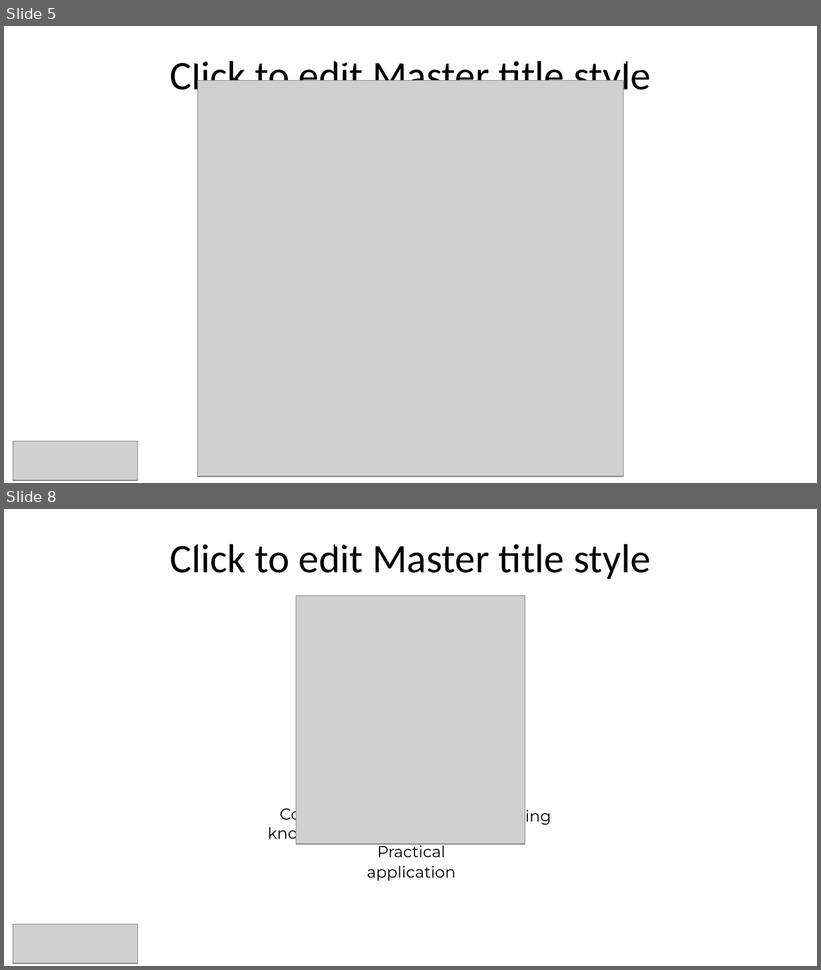
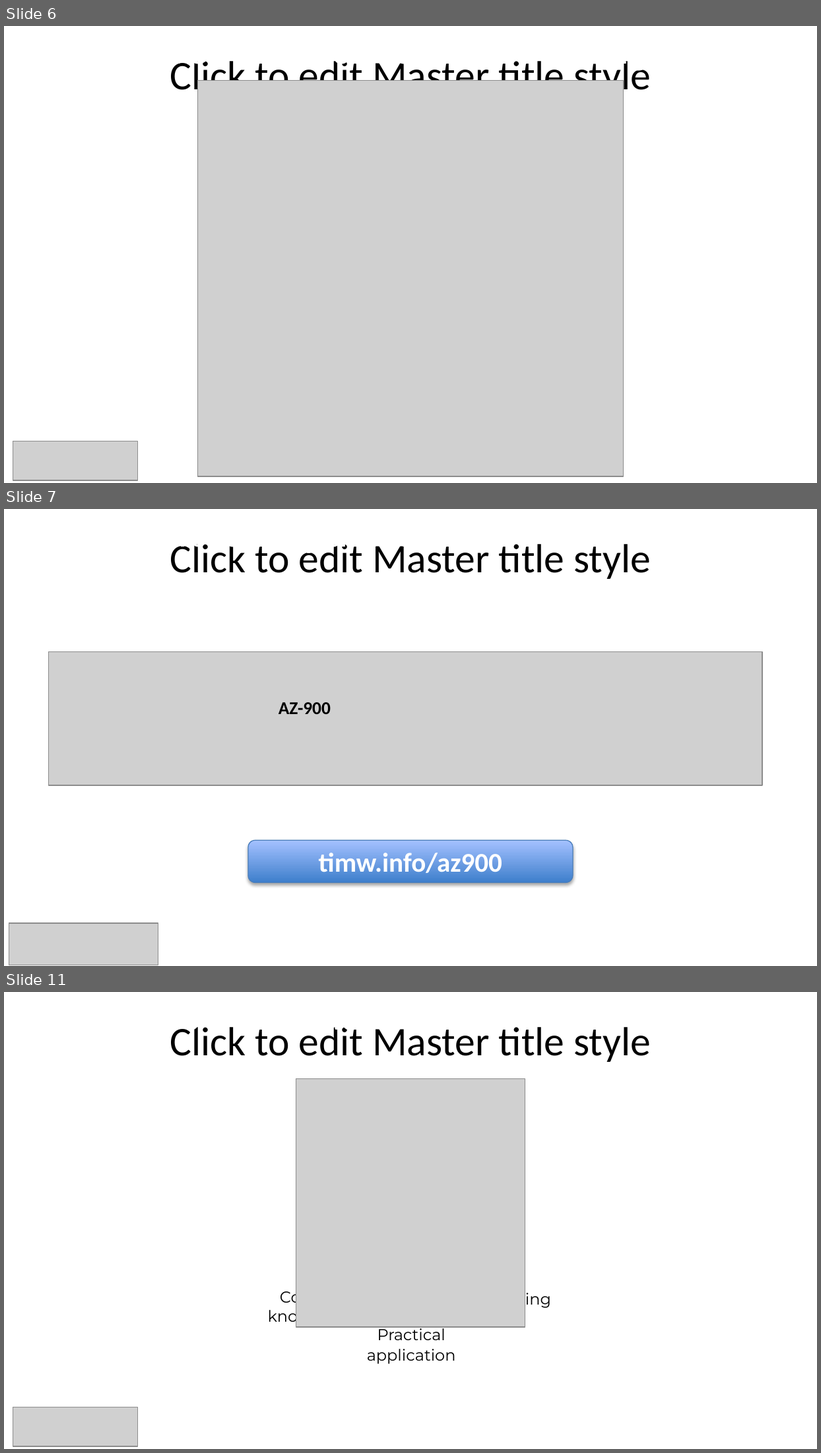
Before and after one commit to timothywarner/csaz104, a slide deck: warner-cs-AZ104.pptx. Shown one above the other, each under a label of ours: slides 5 and 8 before the commit, slides 6, 7 and 11 after it; the slides between them are not shown. The pictures are 821x970 and 821x1453 pixels, drawn with LibreOffice and Linux fonts; fonts in the diff are those of the drawing; grey boxes stand for pictures; background and template pictures are left out. Boxes give left, top, right and bottom in pixels: in the first picture for what was removed or moved away, otherwise in the second. Text is boxed around its words. In the diff, an @@ line names an element or a change of style, - is before the commit and + after.

```diff
--- a/warner-cs-AZ104.pptx
+++ b/warner-cs-AZ104.pptx
@@ slide 7 added at [4, 509, 817, 966], background picture (left out); not listed: 1 template element that a slide beside it also shows @@
@@ title added at [114, 544, 441, 556], 36 pt, text #FFFFFF @@
+Ramp-Up Option #1
@@ picture added at [49, 652, 762, 786] @@
@@ text added at [279, 702, 331, 714], 16 pt, text #000000, bold @@
+AZ-900
@@ rounded rectangle added at [248, 841, 572, 883], fill gradient #3F80CE to #A4C4FF, outline #4B7EBC 0.75 pt, 24 pt, text #FFFFFF, bold @@
+timw.info/az900
@@ picture added at [9, 923, 158, 966] @@
@@ what was slide 5 is now slide 6 @@
@@ what was slide 8 is now slide 11 @@
```
Also in this commit, not shown: 2 slides changed, 2 other slides added.
